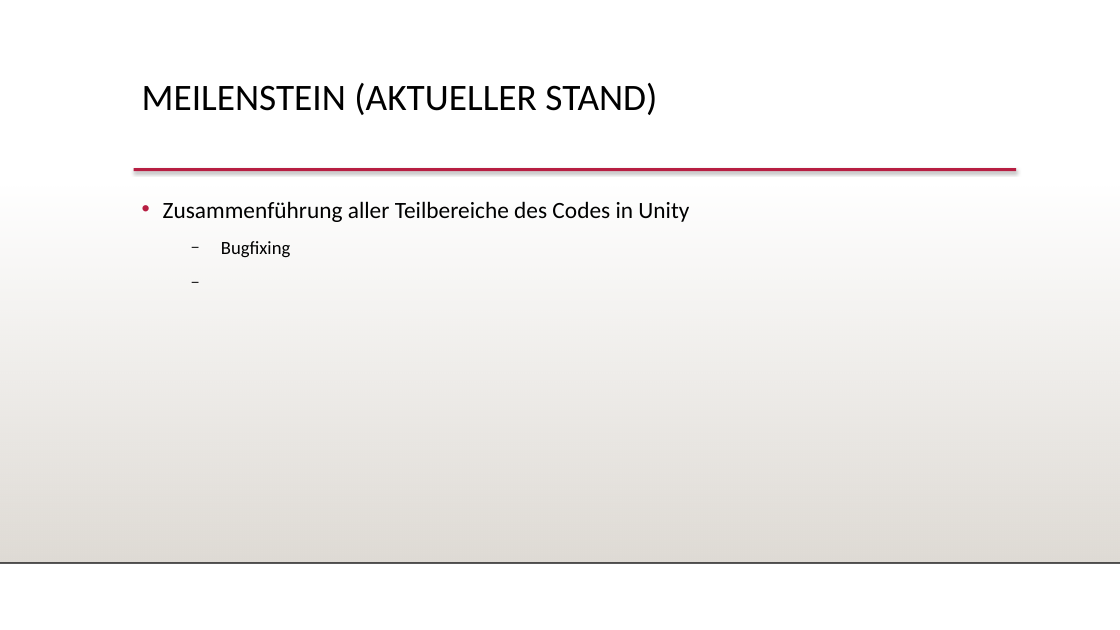
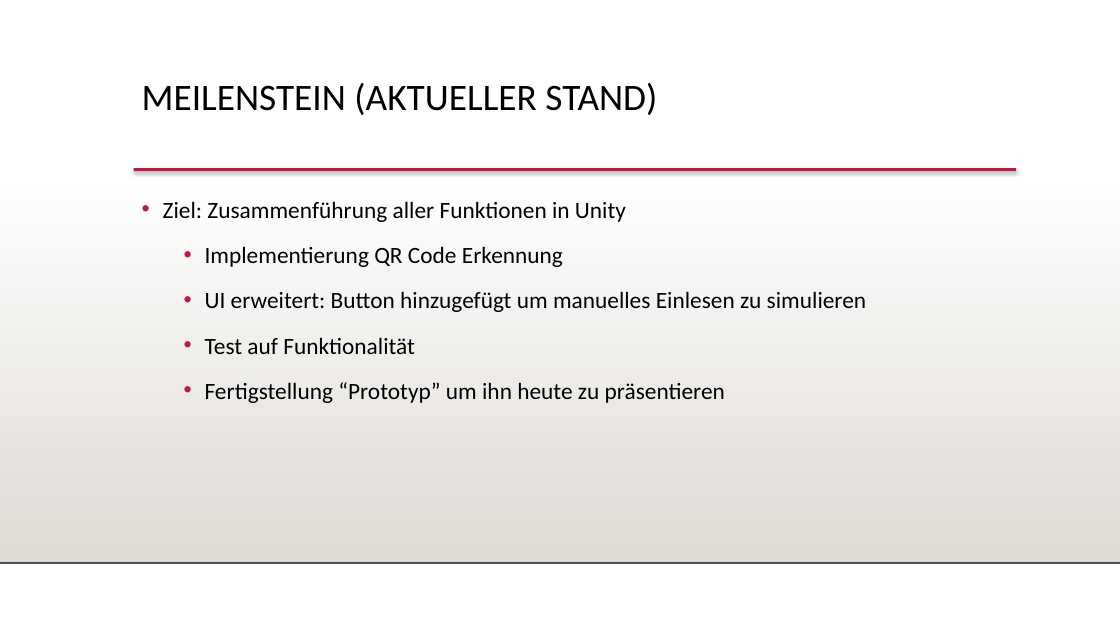
Before and after one commit to FeFi7/CarrierTracking, a slide deck: slide 9 of Dokumentation/MeilensteinPraesentation.pptx (slide 7 before the commit). Drawn at 1120x630 pixels with LibreOffice and Linux fonts; fonts in the diff are those of the drawing; background and template pictures are left out. Boxes give left, top, right and bottom in pixels: in the first picture for what was removed or moved away, otherwise in the second. Text is boxed around its words. In the diff, an @@ line names an element or a change of style, - is before the commit and + after.

```diff
--- a/Dokumentation/MeilensteinPraesentation.pptx
+++ b/Dokumentation/MeilensteinPraesentation.pptx
@@ text at [163,201,866,403]: text changed @@
-• Zusammenführung aller Teilbereiche des Codes in Unity
-  − Bugfixing
+• Ziel: Zusammenführung aller Funktionen in Unity
+  • Implementierung QR Code Erkennung
+  • UI erweitert: Button hinzugefügt um manuelles Einlesen zu simulieren
+  • Test auf Funktionalität
+  • Fertigstellung “Prototyp” um ihn heute zu präsentieren
```
Also in this commit, not shown: 4 other slides changed, 4 slides added, 1 slide removed.
